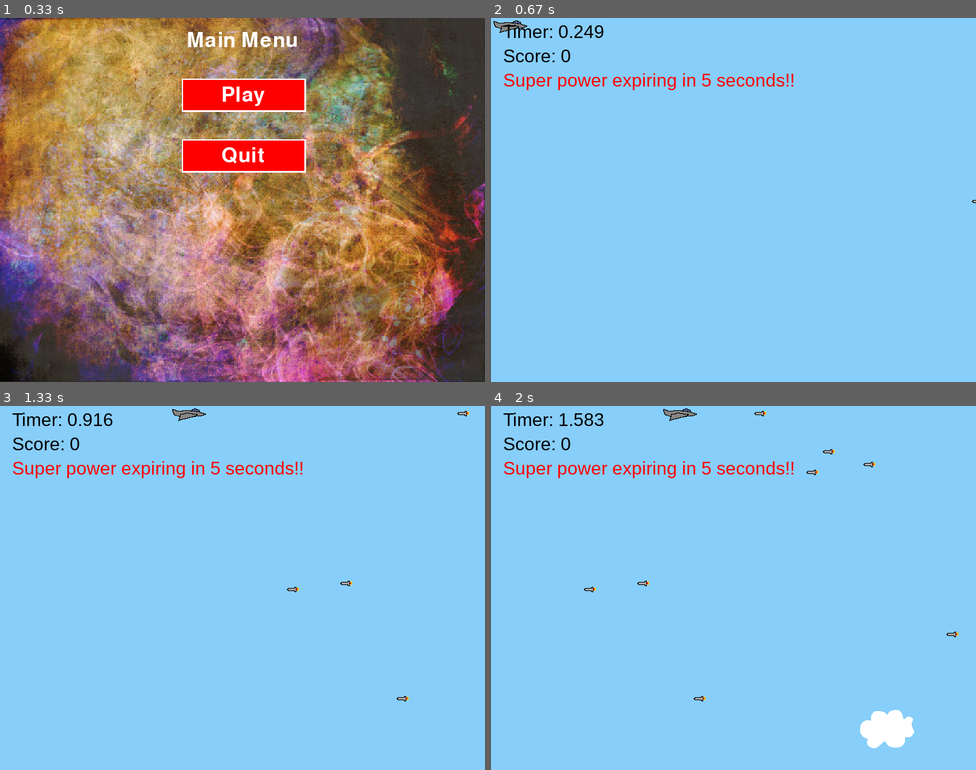
Above: before the commit, frames 1-4 (two rows, left to right).
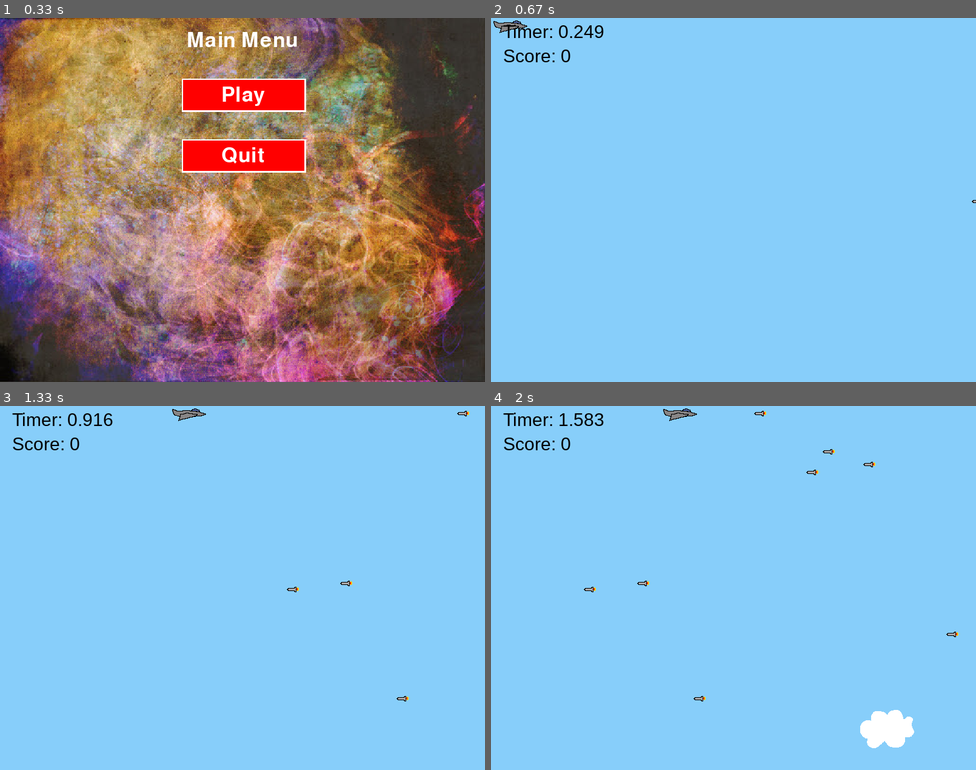
Above: after the commit, the same moments.

Repository: someone-existing/PyGame
Game: pygame game, started from game.py
The game is run twice, just before and just after one commit, with the same random seed, the same clock (stepped at 60 frames per second) and the same inputs.
Inputs (mouse positions are in pixels of both pictures, inside the frame that each line leads up to):
- Up to frame 1 (0.33 s): no input
- Up to frame 2 (0.67 s): click "Play" at 0.38 s
- Up to frame 3 (1.33 s): hold Right 0.67-1.13 s; move the mouse to (242, 609) at 0.7 s
- Up to frame 4 (2 s): hold Up 1.5-1.97 s

Frame 1 is identical in both runs. In frame 2, 0.7% of the frame differs, in the area x 2-63%, y 15-20%; in frame 3, 0.7%; in frame 4, 0.7%.

Commit message:
Update game.py

Diff:
--- a/game.py
+++ b/game.py
@@ -301,7 +301,7 @@
             power_sound.play()
             t = threading.Timer(5.0, superpowerdef)
             t.start()
-        if superpowertimer == 0:
+        if superpowertimer == 1:
             draw_text('Super power expiring in 5 seconds!!', gamefont, (255, 0, 0), screen, 20, 85)
         if pygame.sprite.spritecollideany(player, enemies):
             # If so, then remove the player and stop the loop
